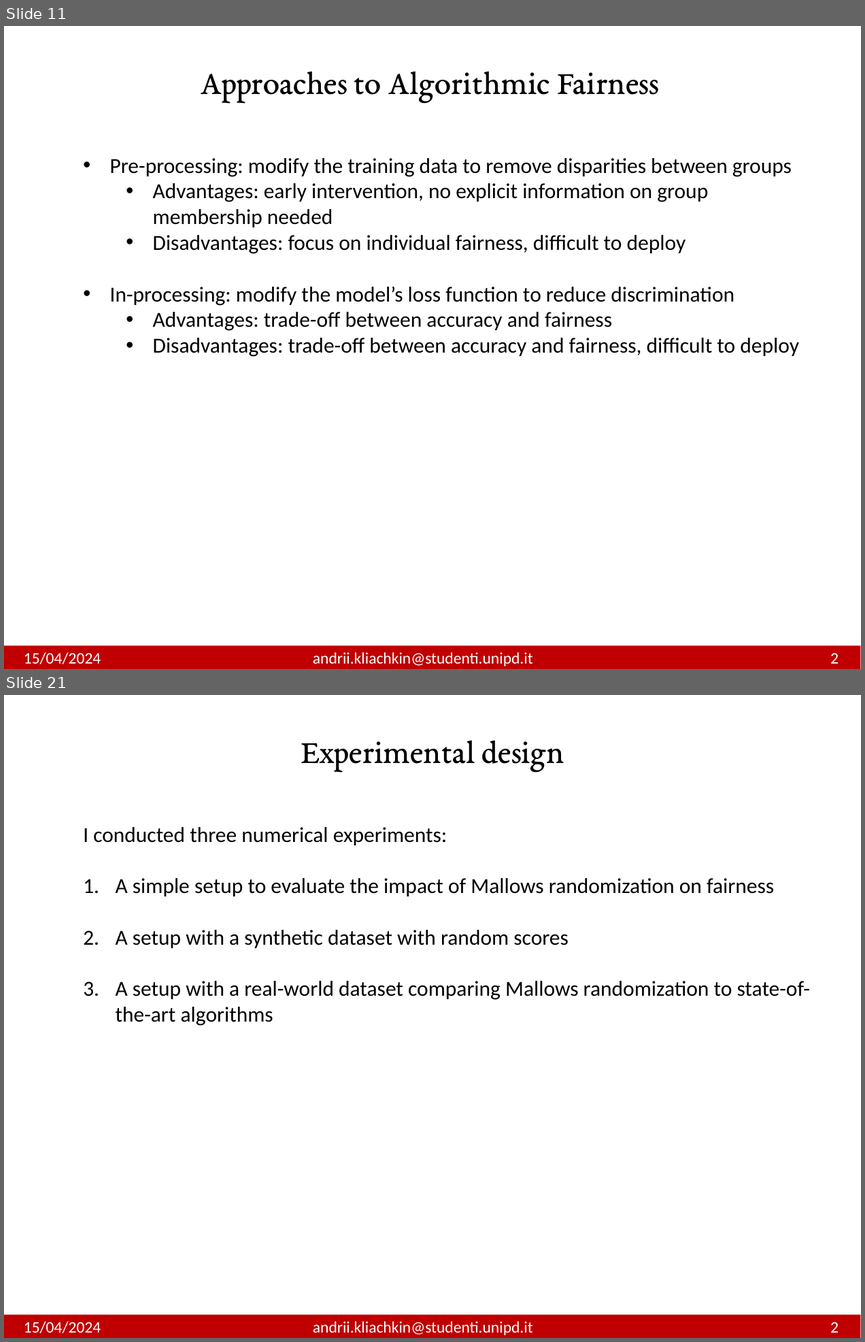
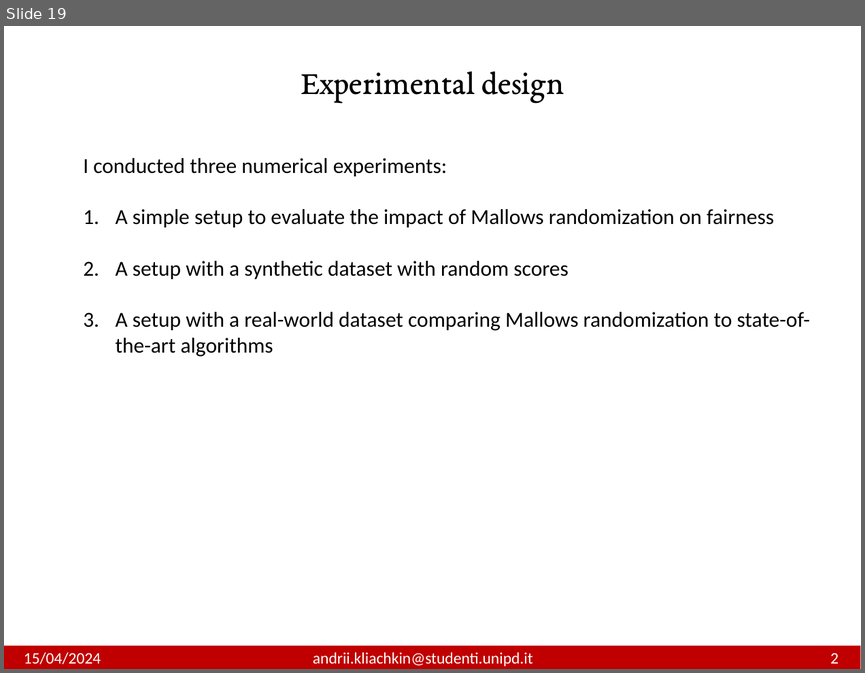
Before and after one commit to andrewklayk/unipd_thesis, a slide deck: AndriiKliachkin.pptx. Shown one above the other, each under a label of ours: slides 11 and 21 before the commit, slide 19 after it; the slides between them are not shown. The pictures are 865x1342 and 865x673 pixels, drawn with LibreOffice and Linux fonts; fonts in the diff are those of the drawing. Boxes give left, top, right and bottom in pixels: in the first picture for what was removed or moved away, otherwise in the second. Text is boxed around its words. In the diff, an @@ line names an element or a change of style, - is before the commit and + after.

```diff
--- a/AndriiKliachkin.pptx
+++ b/AndriiKliachkin.pptx
@@ slide 11 removed at (4,26,861,669), background #FFFFFF @@
@@ text removed at (200,71,659,103) @@
-Approaches to Algorithmic Fairness
@@ text removed at (110,158,799,356) @@
-• Pre-processing: modify the training data to remove disparities between groups
-  • Advantages: early intervention, no explicit information on group membership needed
-  • Disadvantages: focus on individual fairness, difficult to deploy
-• In-processing: modify the model’s loss function to reduce discrimination
-  • Advantages: trade-off between accuracy and fairness
-  • Disadvantages: trade-off between accuracy and fairness, difficult to deploy
@@ rectangle removed at (4,645,861,669) @@
@@ text removed at (24,652,838,666) @@
-15/04/2024 andrii.kliachkin@studenti.unipd.it 2
@@ what was slide 21 is now slide 19 @@
```
Also in this commit, not shown: 21 slides changed, 7 slides added, 3 other slides removed, 9 other files.
